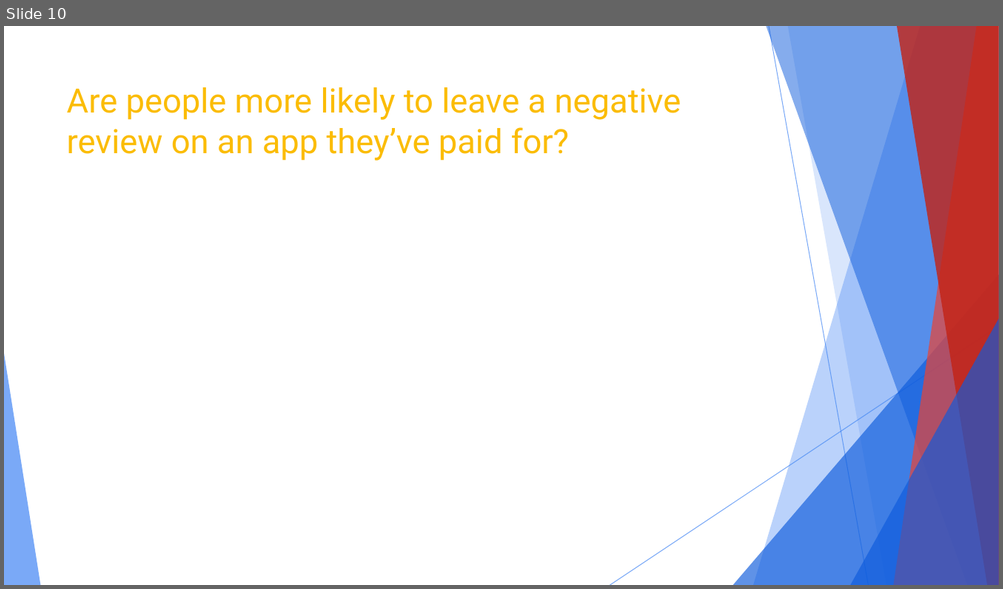
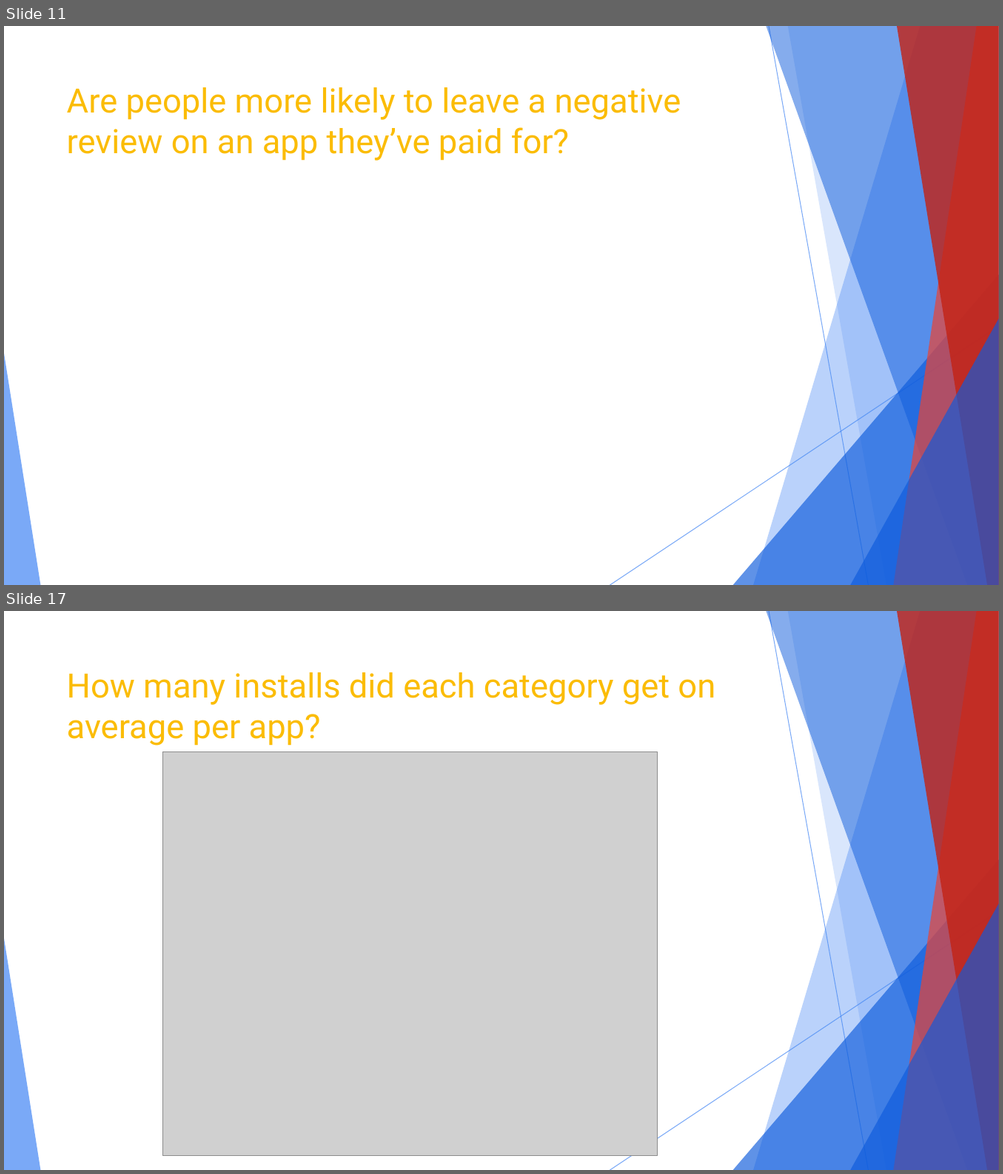
Before and after one commit to KylePeterson623/Project1, a slide deck: Google Play™ Store Analysis.pptx. Shown one above the other, each under a label of ours: slide 10 before the commit, slides 11 and 17 after it; the slides between them are not shown. The pictures are 1003x589 and 1003x1174 pixels, drawn with LibreOffice and Linux fonts; fonts in the diff are those of the drawing; grey boxes stand for pictures. Boxes give left, top, right and bottom in pixels: in the first picture for what was removed or moved away, otherwise in the second. Text is boxed around its words. In the diff, an @@ line names an element or a change of style, - is before the commit and + after.

```diff
--- a/Google Play™ Store Analysis.pptx
+++ b/Google Play™ Store Analysis.pptx
@@ slide 17 added at [4,611,999,1170], background #FFFFFF; not listed: 10 template elements that a slide beside it also shows @@
@@ title added at [67,672,715,746], 32.4 pt, text #FBBC05 @@
+How many installs did each category get on average per app?
@@ picture added at [163,752,657,1156] @@
@@ what was slide 10 is now slide 11 @@
```
Also in this commit, not shown: 9 slides changed, 10 other slides added, 1 slide removed, 12 other files.
